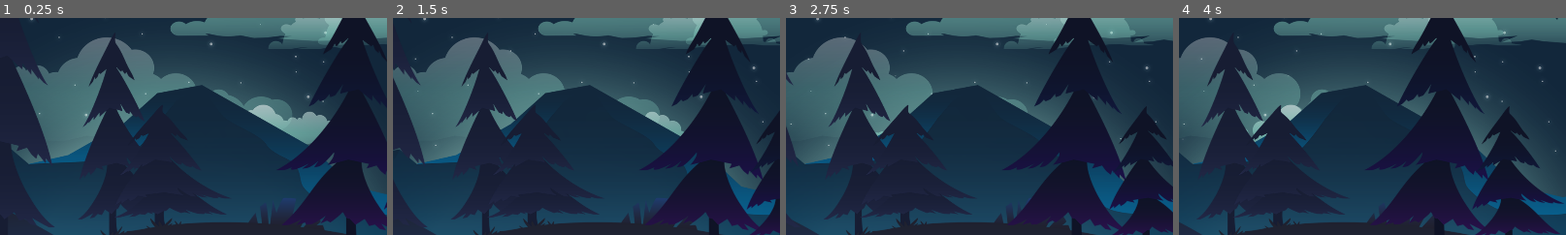
Above: before the commit, frames 1-4 (left to right).
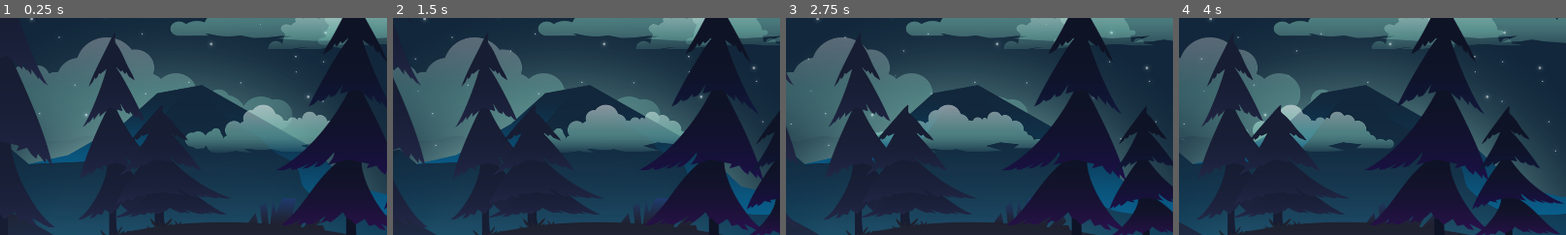
Above: after the commit, the same moments.

Repository: ericso/walkin
Game: Godot game, scene res://main/main.tscn
Same seed, same stepped clock (60 frames per second), same inputs: the game is played once before the commit and once after it.
Inputs:
- Up to frame 1 (0.25 s): no input
- Up to frame 2 (1.5 s): no input
- Up to frame 3 (2.75 s): no input
- Up to frame 4 (4 s): no input
The pictures show only the part of the screen within x 28-78%, y 22-72%; the shares and areas given below are measured in that part.

The runs differ from the first frame. In frame 1, 3.1% of the frame differs, in the area x 47-80%, y 42-62%; in frame 2, 4.3%, in the area x 39-75%, y 39-62%; in frame 3, 4.3%; in frame 4, 3.0%.

Commit message:
oragnize

Diff:
--- a/main/main.tscn
+++ b/main/main.tscn
@@ -1,16 +1,16 @@
 [gd_scene load_steps=12 format=3 uid="uid://c5i4syncqevtr"]
 
 [ext_resource type="Script" uid="uid://cuf6qkeg2185o" path="res://main/main.gd" id="1_0xm2m"]
-[ext_resource type="Texture2D" uid="uid://baat2rc3ssihy" path="res://assets/backgrounds/sky.png" id="1_ig7tw"]
-[ext_resource type="Texture2D" uid="uid://372w1l55ikxw" path="res://assets/backgrounds/ground_1.png" id="3_h2yge"]
-[ext_resource type="Texture2D" uid="uid://dqfwopk0ex7h" path="res://assets/backgrounds/clouds_1.png" id="4_1bvp3"]
+[ext_resource type="Texture2D" uid="uid://baat2rc3ssihy" path="res://assets/backgrounds/dark_forest/sky.png" id="1_ig7tw"]
+[ext_resource type="Texture2D" uid="uid://372w1l55ikxw" path="res://assets/backgrounds/dark_forest/ground_1.png" id="3_h2yge"]
+[ext_resource type="Texture2D" uid="uid://dqfwopk0ex7h" path="res://assets/backgrounds/dark_forest/clouds_1.png" id="4_1bvp3"]
 [ext_resource type="Script" uid="uid://bncrrgcsbtsi0" path="res://main/background/clouds_1.gd" id="4_lquwl"]
 [ext_resource type="Script" uid="uid://c8dxpb7u5aqi2" path="res://main/background/clouds_2.gd" id="5_4dugh"]
-[ext_resource type="Texture2D" uid="uid://cxe6u3l0ju1gi" path="res://assets/backgrounds/clouds_2.png" id="5_kfbq2"]
-[ext_resource type="Texture2D" uid="uid://e5xspynp5xji" path="res://assets/backgrounds/ground_2.png" id="8_67ri8"]
-[ext_resource type="Texture2D" uid="uid://bqn62jo4a6xto" path="res://assets/backgrounds/ground_3.png" id="9_grrlh"]
-[ext_resource type="Texture2D" uid="uid://cgf12x2nr4xql" path="res://assets/backgrounds/plant.png" id="10_0i4oc"]
-[ext_resource type="Texture2D" uid="uid://dbccv750rgv25" path="res://assets/backgrounds/rocks.png" id="10_bsumw"]
+[ext_resource type="Texture2D" uid="uid://cxe6u3l0ju1gi" path="res://assets/backgrounds/dark_forest/clouds_2.png" id="5_kfbq2"]
+[ext_resource type="Texture2D" uid="uid://e5xspynp5xji" path="res://assets/backgrounds/dark_forest/ground_2.png" id="8_67ri8"]
+[ext_resource type="Texture2D" uid="uid://bqn62jo4a6xto" path="res://assets/backgrounds/dark_forest/ground_3.png" id="9_grrlh"]
+[ext_resource type="Texture2D" uid="uid://cgf12x2nr4xql" path="res://assets/backgrounds/dark_forest/plant.png" id="10_0i4oc"]
+[ext_resource type="Texture2D" uid="uid://dbccv750rgv25" path="res://assets/backgrounds/dark_forest/rocks.png" id="10_bsumw"]
 
 [node name="Main" type="Node2D"]
 script = ExtResource("1_0xm2m")
@@ -18,70 +18,70 @@
 [node name="Camera" type="Camera2D" parent="."]
 anchor_mode = 0
 
-[node name="ParallaxBackground" type="ParallaxBackground" parent="."]
+[node name="DarkForestBackground" type="ParallaxBackground" parent="."]
 
-[node name="Sky" type="ParallaxLayer" parent="ParallaxBackground"]
+[node name="Sky" type="ParallaxLayer" parent="DarkForestBackground"]
 motion_scale = Vector2(0, 0)
 motion_mirroring = Vector2(1920, 0)
 
-[node name="Sprite2D" type="Sprite2D" parent="ParallaxBackground/Sky"]
+[node name="Sprite2D" type="Sprite2D" parent="DarkForestBackground/Sky"]
 texture = ExtResource("1_ig7tw")
 centered = false
 
-[node name="Clouds1" type="ParallaxLayer" parent="ParallaxBackground"]
+[node name="Clouds1" type="ParallaxLayer" parent="DarkForestBackground"]
 motion_scale = Vector2(0, 0)
 motion_mirroring = Vector2(1920, 0)
 script = ExtResource("4_lquwl")
 
-[node name="Sprite2D" type="Sprite2D" parent="ParallaxBackground/Clouds1"]
+[node name="Sprite2D" type="Sprite2D" parent="DarkForestBackground/Clouds1"]
 texture = ExtResource("4_1bvp3")
 centered = false
 
-[node name="Clouds2" type="ParallaxLayer" parent="ParallaxBackground"]
+[node name="Rocks" type="ParallaxLayer" parent="DarkForestBackground"]
+motion_scale = Vector2(0.05, 0.05)
+motion_mirroring = Vector2(1920, 0)
+
+[node name="Sprite2D" type="Sprite2D" parent="DarkForestBackground/Rocks"]
+texture = ExtResource("10_bsumw")
+centered = false
+
+[node name="Clouds2" type="ParallaxLayer" parent="DarkForestBackground"]
 motion_scale = Vector2(0, 0)
 motion_mirroring = Vector2(1920, 0)
 script = ExtResource("5_4dugh")
 
-[node name="Sprite2D" type="Sprite2D" parent="ParallaxBackground/Clouds2"]
+[node name="Sprite2D" type="Sprite2D" parent="DarkForestBackground/Clouds2"]
 texture = ExtResource("5_kfbq2")
 centered = false
 
-[node name="Rocks" type="ParallaxLayer" parent="ParallaxBackground"]
-motion_scale = Vector2(0.05, 0.05)
-motion_mirroring = Vector2(1920, 0)
-
-[node name="Sprite2D" type="Sprite2D" parent="ParallaxBackground/Rocks"]
-texture = ExtResource("10_bsumw")
-centered = false
-
-[node name="Ground1" type="ParallaxLayer" parent="ParallaxBackground"]
+[node name="Ground1" type="ParallaxLayer" parent="DarkForestBackground"]
 motion_scale = Vector2(0.1, 0.1)
 motion_mirroring = Vector2(1920, 0)
 
-[node name="Sprite2D" type="Sprite2D" parent="ParallaxBackground/Ground1"]
+[node name="Sprite2D" type="Sprite2D" parent="DarkForestBackground/Ground1"]
 texture = ExtResource("3_h2yge")
 centered = false
 
-[node name="Ground2" type="ParallaxLayer" parent="ParallaxBackground"]
+[node name="Ground2" type="ParallaxLayer" parent="DarkForestBackground"]
 motion_scale = Vector2(0.2, 0.2)
 motion_mirroring = Vector2(1920, 0)
 
-[node name="Sprite2D" type="Sprite2D" parent="ParallaxBackground/Ground2"]
+[node name="Sprite2D" type="Sprite2D" parent="DarkForestBackground/Ground2"]
 texture = ExtResource("8_67ri8")
 centered = false
 
-[node name="Ground3" type="ParallaxLayer" parent="ParallaxBackground"]
+[node name="Ground3" type="ParallaxLayer" parent="DarkForestBackground"]
 motion_scale = Vector2(0.3, 0.3)
 motion_mirroring = Vector2(1920, 0)
 
-[node name="Sprite2D" type="Sprite2D" parent="ParallaxBackground/Ground3"]
+[node name="Sprite2D" type="Sprite2D" parent="DarkForestBackground/Ground3"]
 texture = ExtResource("9_grrlh")
 centered = false
 
-[node name="Plant" type="ParallaxLayer" parent="ParallaxBackground"]
+[node name="Plant" type="ParallaxLayer" parent="DarkForestBackground"]
 motion_scale = Vector2(2, 2)
 motion_mirroring = Vector2(1920, 0)
 
-[node name="Sprite2D" type="Sprite2D" parent="ParallaxBackground/Plant"]
+[node name="Sprite2D" type="Sprite2D" parent="DarkForestBackground/Plant"]
 texture = ExtResource("10_0i4oc")
 centered = false
Renamed: assets/backgrounds/clouds_1.png -> assets/backgrounds/dark_forest/clouds_1.png
Not shown, changed: assets/backgrounds/dark_forest/clouds_1.png.import
Renamed: assets/backgrounds/clouds_2.png -> assets/backgrounds/dark_forest/clouds_2.png
Not shown, changed: assets/backgrounds/dark_forest/clouds_2.png.import
Renamed: assets/backgrounds/ground_1.png -> assets/backgrounds/dark_forest/ground_1.png
Not shown, changed: assets/backgrounds/dark_forest/ground_1.png.import
Renamed: assets/backgrounds/ground_2.png -> assets/backgrounds/dark_forest/ground_2.png
Not shown, changed: assets/backgrounds/dark_forest/ground_2.png.import
Renamed: assets/backgrounds/ground_3.png -> assets/backgrounds/dark_forest/ground_3.png
Not shown, changed: assets/backgrounds/dark_forest/ground_3.png.import
Renamed: assets/backgrounds/plant.png -> assets/backgrounds/dark_forest/plant.png
Not shown, changed: assets/backgrounds/dark_forest/plant.png.import
(and 4 more such lines)
